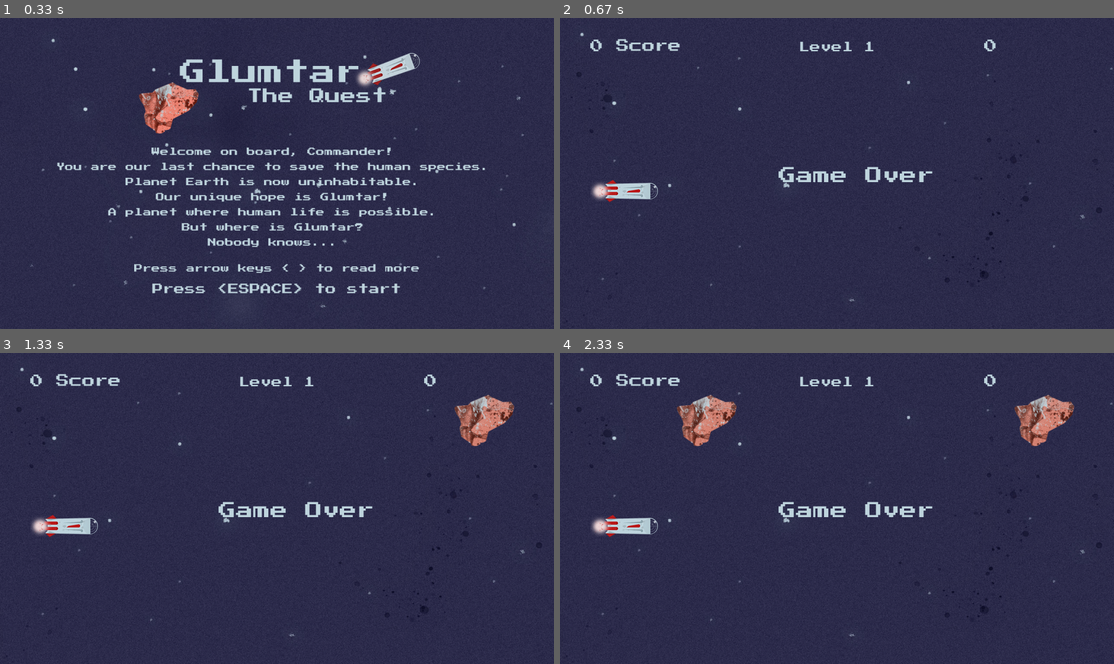
Above: before the commit, frames 1-4 (two rows, left to right).
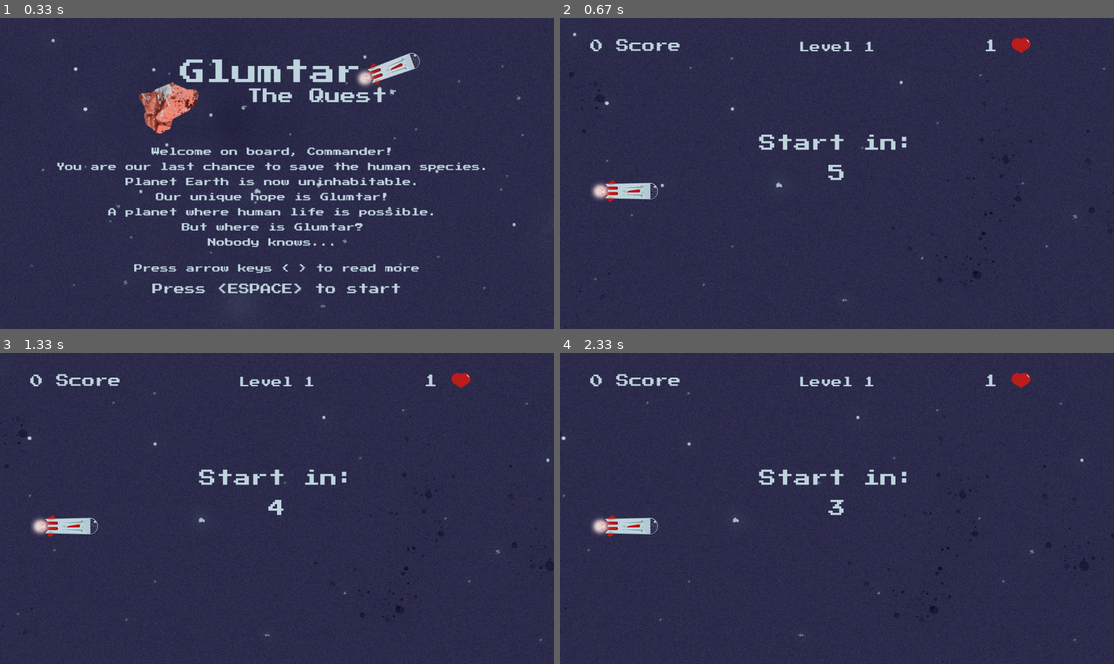
Above: after the commit, the same moments.

Repository: AdrianFSN/proyecto-final-pygame-quest
Game: pygame game, started from main.py
Same seed, same stepped clock (60 frames per second), same inputs: the game is played once before the commit and once after it.
Inputs:
- Up to frame 1 (0.33 s): no input
- Up to frame 2 (0.67 s): tap Space at 0.33 s
- Up to frame 3 (1.33 s): no input
- Up to frame 4 (2.33 s): no input

Frame 1 is identical in both runs. In frame 2, 1.6% of the frame differs, in the area x 0-100%, y 1-99%; in frame 3, 2.7%; in frame 4, 3.7%, in the area x 0-100%, y 2-100%.

Commit message:
feat: creo el método para confirmar si hay nuevo record

Diff:
--- a/glumtar/__init__.py
+++ b/glumtar/__init__.py
@@ -32,7 +32,7 @@
 METEO_OUTER_MARGIN = 150
 SCOREBOARD_MARGIN = 70
 
-LIVES = 0
+LIVES = 1
 LIVES_MARGIN = 300
 HEARTS_MARGIN = 70
 
--- a/glumtar/bestscores.py
+++ b/glumtar/bestscores.py
@@ -8,7 +8,7 @@
 
 
 class BestPlayers:
-    MAX_RECORDS_IN_LIST = 4
+    MAX_RECORDS_IN_LIST = 10
 
     def __init__(self, screen, scoreboard):
         self.screen = screen
@@ -48,12 +48,9 @@
         self.pointer = 0
         self.new_name = 'TTT'
         self.new_record = 0
+        self.activate_insert_record = False
 
     def mainLoop(self):
-        self.get_best_scores()
-        print(f'Self best players es {self.best_players}')
-        self.renderize_best_scores(self.screen)
-
         while not self.exit:
             self.screen.fill(SPACE_CADET)
             for event in pygame.event.get():
@@ -73,6 +70,11 @@
             self.draw_ranking()
             self.add_user_choice_message()
             self.confirm_new_record()
+
+            if not self.activate_insert_record:
+                self.get_best_scores()
+                print(f'Self best players es {self.best_players}')
+                self.renderize_best_scores(self.screen)
 
             pygame.display.flip()
 
@@ -139,12 +141,17 @@
                 registered_scores = self.best_players[pointer].get('Score')
                 confirmation_list.append(registered_scores)
                 pointer += 1
-        print(f'registered scores es {registered_scores}')
         print(f'confirmation list es {confirmation_list}')
+        minor_record = min(confirmation_list)
+        if self.new_record > minor_record:
+            print(f'Tenemos nuevo record = {self.new_record}')
+            self.activate_insert_record = True
+            return self.activate_insert_record
 
     def insert_new_record(self):
         self.db = DBManager(self.db_file_path)
         self.sql = f"INSERT INTO glumtar_best_players (Name, Score) VALUES ('{self.new_name}', {self.new_record});"
+        self.new_record = 0
 
     def draw_ranking(self):
         for rendered_text, text_rect in self.table_container.items():
